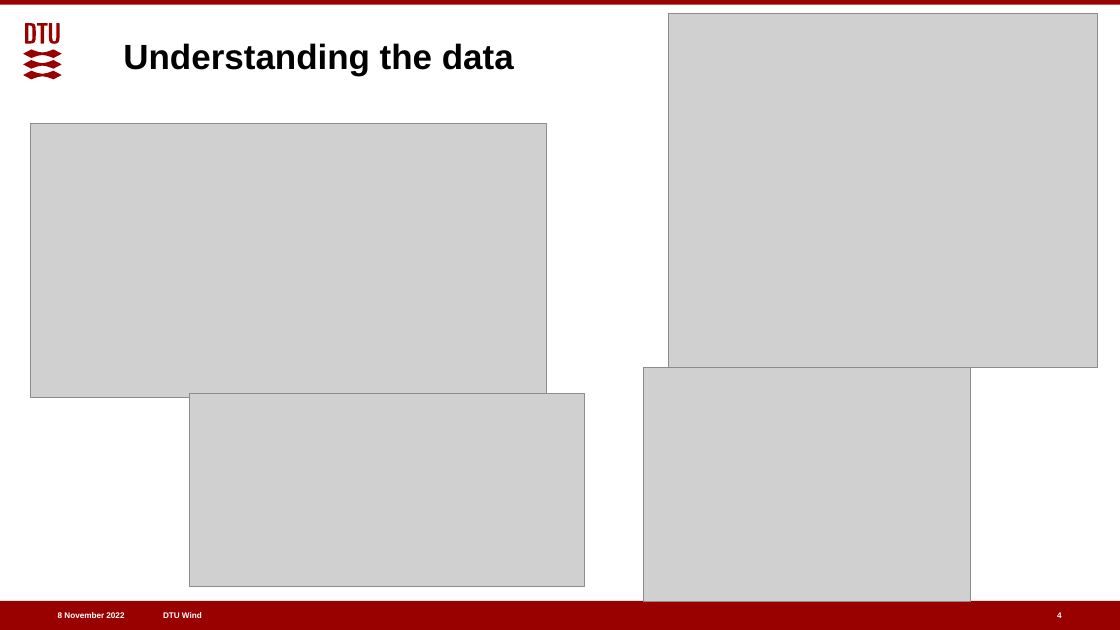
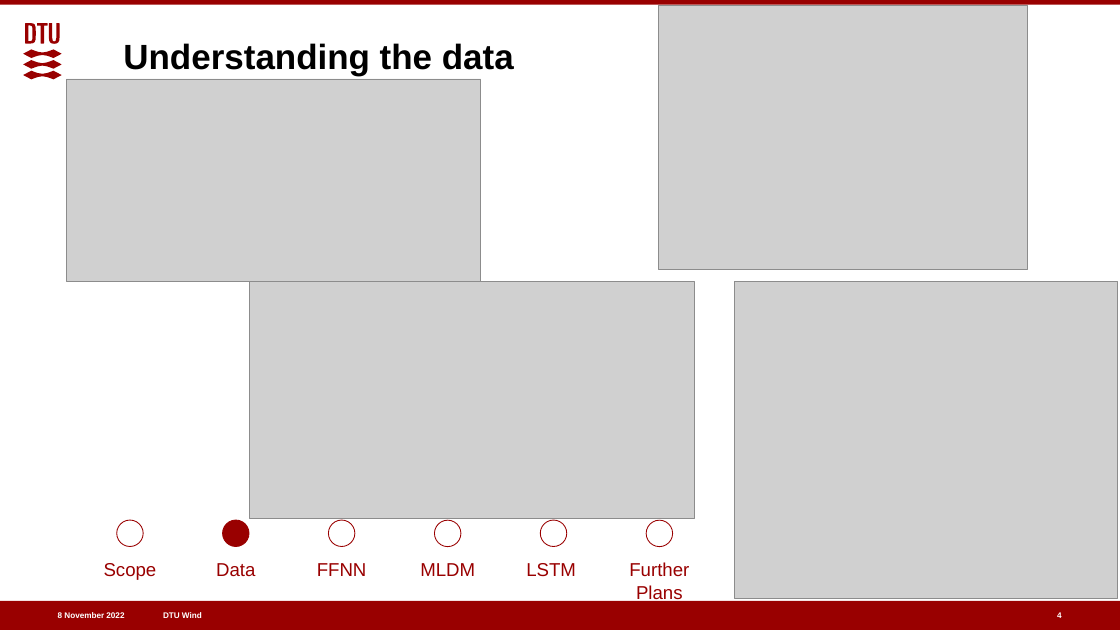
Before and after one commit to joramdevries/ProbabilisticMethods, a slide deck: slide 4 of Final_Project/FeedbackPresentation.pptx. Drawn at 1120x630 pixels with LibreOffice and Linux fonts; fonts in the diff are those of the drawing; grey boxes stand for pictures. Boxes give left, top, right and bottom in pixels: in the first picture for what was removed or moved away, otherwise in the second. Text is boxed around its words. In the diff, an @@ line names an element or a change of style, - is before the commit and + after.

```diff
--- a/Final_Project/FeedbackPresentation.pptx
+++ b/Final_Project/FeedbackPresentation.pptx
@@ picture: place and size @@
-picture at <box>644,368,970,602</box>
+picture at <box>659,5,1028,269</box>
@@ picture: place and size @@
-picture at <box>190,394,585,587</box>
+picture at <box>66,79,481,281</box>
@@ picture: place and size @@
-picture at <box>31,124,547,397</box>
+picture at <box>249,282,694,519</box>
@@ picture: place and size @@
-picture at <box>669,13,1097,368</box>
+picture at <box>734,281,1117,598</box>
@@ ellipse added at <box>117,520,143,546</box>, outline #990000 0.75 pt @@
@@ ellipse added at <box>223,520,249,546</box>, fill #990000, outline #990000 0.75 pt @@
@@ ellipse added at <box>329,520,355,546</box>, outline #990000 0.75 pt @@
@@ ellipse added at <box>434,520,460,546</box>, outline #990000 0.75 pt @@
@@ ellipse added at <box>540,520,566,546</box>, outline #990000 0.75 pt @@
@@ ellipse added at <box>646,520,672,546</box>, outline #990000 0.75 pt @@
@@ text added at <box>104,563,157,580</box>, 16 pt, text #990000 @@
+Scope
@@ text added at <box>216,563,255,576</box>, 16 pt, text #990000 @@
+Data
@@ text added at <box>317,563,367,576</box>, 16 pt, text #990000 @@
+FFNN
@@ text added at <box>420,563,475,576</box>, 16 pt, text #990000 @@
+MLDM
@@ text added at <box>526,563,576,576</box>, 16 pt, text #990000 @@
+LSTM
@@ text added at <box>629,562,689,603</box>, 16 pt, text #990000 @@
+Further Plans
```
Also in this commit, not shown: 6 other slides changed, 1 slide added, 1 slide removed, 3 other files.
